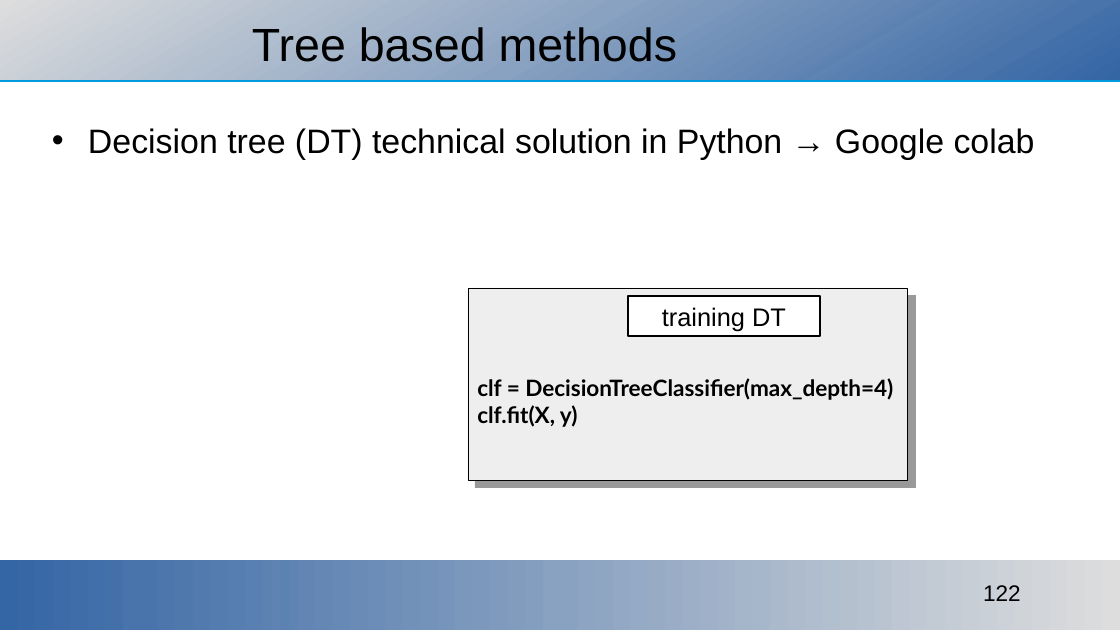
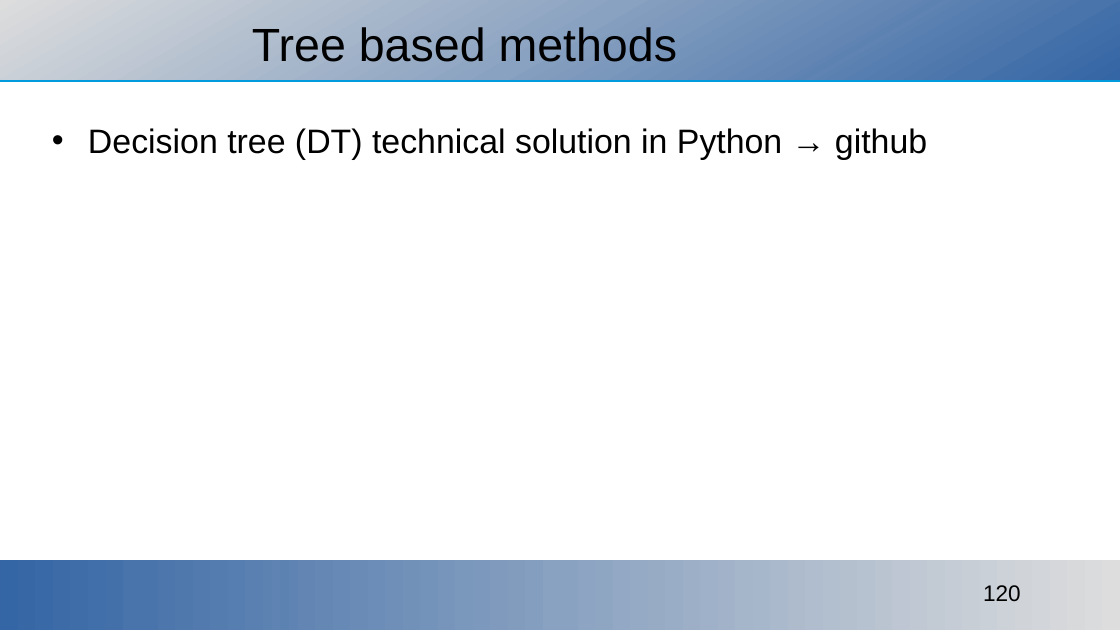
Before and after one commit to ajakovac/ML-in-Practice-I, a slide deck: slide 120 of ML in practice.odp (slide 122 before the commit). Drawn at 1120x630 pixels with LibreOffice and Linux fonts; fonts in the diff are those of the drawing; background and template pictures are left out. Boxes give left, top, right and bottom in pixels: in the first picture for what was removed or moved away, otherwise in the second. Text is boxed around its words. In the diff, an @@ line names an element or a change of style, - is before the commit and + after.

```diff
--- a/ML in practice.odp
+++ b/ML in practice.odp
@@ text at (x1=88, y1=128, x2=927, y2=160): text changed @@
-• Decision tree (DT) technical solution in Python → Google colab
+• Decision tree (DT) technical solution in Python → github
@@ rectangle removed at (x1=469, y1=288, x2=909, y2=481) @@
-clf = DecisionTreeClassifier(max_depth=4)
-clf.fit(X, y)
@@ rectangle removed at (x1=628, y1=296, x2=820, y2=335) @@
-training DT
@@ page number at (x1=983, y1=585, x2=1021, y2=601): text changed @@
-122
+120
```
Also in this commit, not shown: 1 other slide changed, 1 slide added, 2 slides removed, 13 other files.
